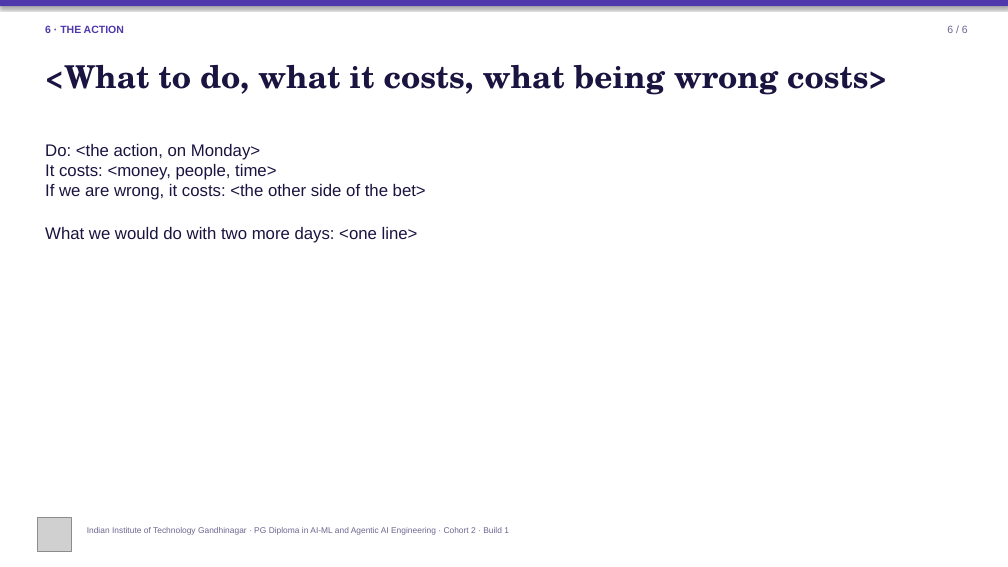
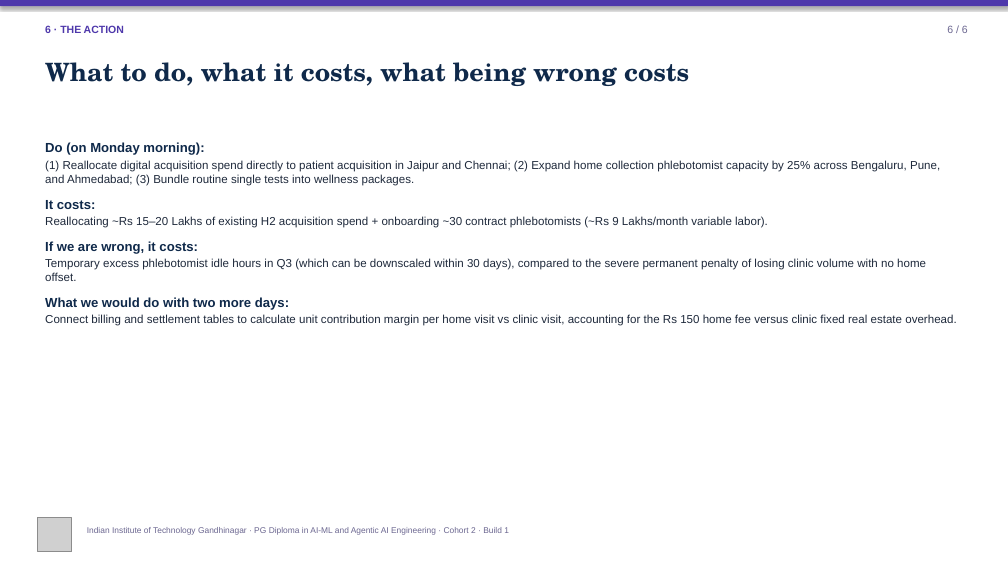
Before and after one commit to harshalpatil-IITGN/c2-build1-brief-a-group-2, a slide deck: slide 7 of slides/Build1_Slide_Template.pptx. Drawn at 1008x567 pixels with LibreOffice and Linux fonts; fonts in the diff are those of the drawing; grey boxes stand for pictures. Boxes give left, top, right and bottom in pixels: in the first picture for what was removed or moved away, otherwise in the second. Text is boxed around its words. In the diff, an @@ line names an element or a change of style, - is before the commit and + after.

```diff
--- a/slides/Build1_Slide_Template.pptx
+++ b/slides/Build1_Slide_Template.pptx
@@ text at [45, 62, 689, 86]: text changed; size 30 to 24 pt; text colour #1A1440 to #0F294A @@
-<What to do, what it costs, what being wrong costs>
+What to do, what it costs, what being wrong costs
@@ text at [45, 142, 956, 326]: text changed; size 16 to 11 pt; text colour #1A1440 to #1E293B @@
-Do: <the action, on Monday>
-It costs: <money, people, time>
-If we are wrong, it costs: <the other side of the bet>
-What we would do with two more days: <one line>
+Do (on Monday morning):
+(1) Reallocate digital acquisition spend directly to patient acquisition in Jaipur and Chennai; (2) Expand home collection phlebotomist capacity by 25% across Bengaluru, Pune, and Ahmedabad; (3) Bundle routine single tests into wellness packages.
+It costs:
+Reallocating ~Rs 15–20 Lakhs of existing H2 acquisition spend + onboarding ~30 contract phlebotomists (~Rs 9 Lakhs/month variable labor).
+If we are wrong, it costs:
+Temporary excess phlebotomist idle hours in Q3 (which can be downscaled within 30 days), compared to the severe permanent penalty of losing clinic volume with no home offset.
+What we would do with two more days:
+Connect billing and settlement tables to calculate unit contribution margin per home visit vs clinic visit, accounting for the Rs 150 home fee versus clinic fixed real estate overhead.
```
Also in this commit, not shown: 9 other slides changed, 27 other files.
